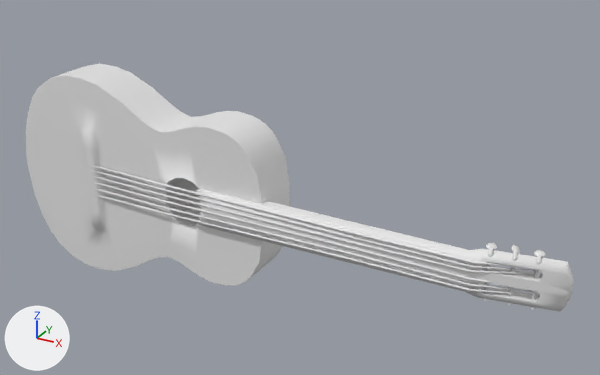
The FBX model LD48/Assets/GraphicBank/Mesh/ENV_Guitar.fbx, before and after one commit.
Rendered twice from a 50 mm lens placed at (1.415, -1.792, 1.007), pointed at (0.371, 0.105, 0.058). Every picture has the same lights, and +X, +Y and +Z are marked at lower left. Where no turn or scale is listed for an object, it has been applied to the vertices. Vertices at the same position are counted once.

The older version as bpy lines, for what is in view:
```python
me_cube_006 = bpy.data.meshes.new('Cube.006')
me_cube_006.from_pydata(...)  # 1241 vertices, 1076 faces; spans x -0.56..1.16, y -0.05..0.13, z -0.32..0.32
me_cube_006.materials.append(mat_env_guitar)  # white #e7e7e7
ob_cube = bpy.data.objects.new('Cube', me_cube_006)
ob_cube.location = (0.0, 0.0, 0.0)
```
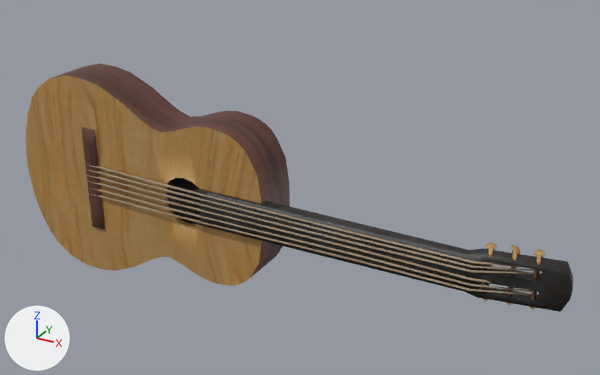
The newer file is also rescaled (x1.275), turned or shifted as a whole; pictures and numbers use the older file's frame.

What differs and where, as boxes (x1, y1, x2, y2) in the pictures (600 x 375 px; the box of a moved part takes in the faces that stretch with it):
part 1 of me_cube_006, moved or reshaped
    both: (167, 178, 201, 220)
part 2 of me_cube_006, surface changed
    both: (52, 63, 573, 312)
part 3 of me_cube_006, recoloured (grey to brown)
    both: (26, 75, 545, 310)

The change in detail:
Picture 'T_woodProps_basecolor.png' (img_t_woodprops_basecolor_png) is new.
Material 'ENV_Guitare' (mat_env_guitare) is new.
Its texture is img_t_woodprops_basecolor_png.
me_cube_006 is used by ob_cube; location (0.0, 0.0, 0.0).
me_cube_006 had 1241 vertices, 1076 faces and spanned x -0.56..1.16, y -0.05..0.13, z -0.32..0.32.
me_cube_006 now has 1235 vertices, 1076 faces and spans x -0.56..1.16, y -0.05..0.13, z -0.32..0.32.
Part 1, on me_cube_006:
6 vertices are removed from x 0.04..0.08, y 0.05, z 0.0.
16 faces are deleted.
1 vertex moves within x 0.06, y 0.05, z 0.0.
16 new faces join them.
me_cube_006 part 2: 410 kept faces spanning x -0.56..1.16, y -0.05..0.13, z -0.32..0.32 get new texture (UV) coordinates.
me_cube_006 part 3: 1060 faces spanning x -0.56..1.16, y -0.05..0.13, z -0.32..0.32 switch from mat_env_guitar (white #e7e7e7) to mat_env_guitare (picture img_t_woodprops_basecolor_png).
